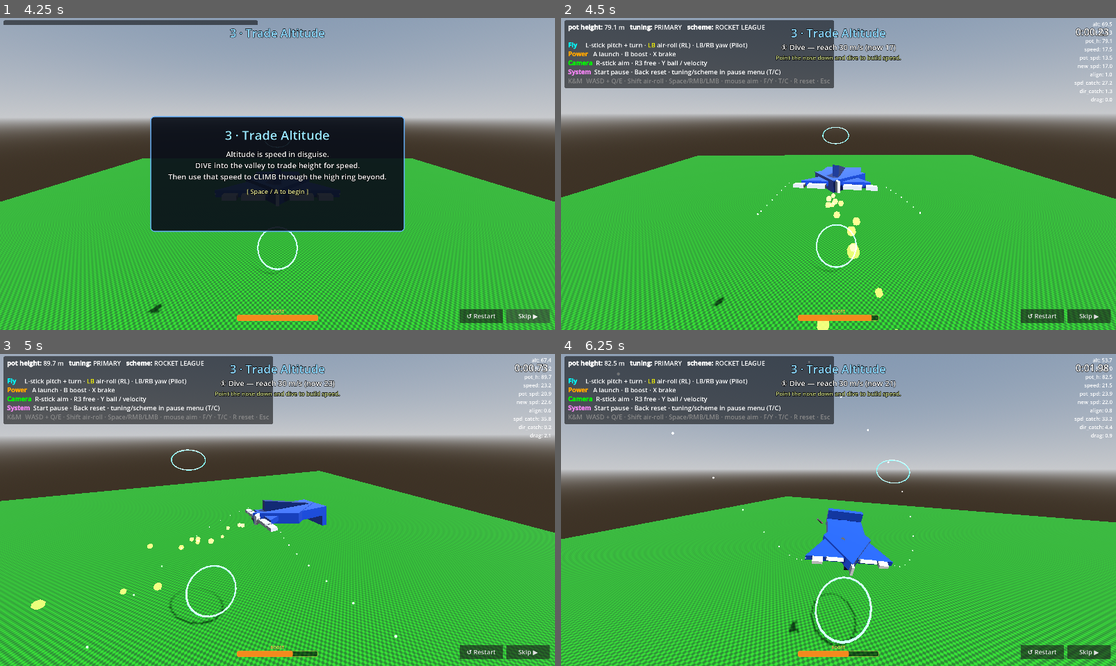
Above: before the commit, frames 1-4 (two rows, left to right).
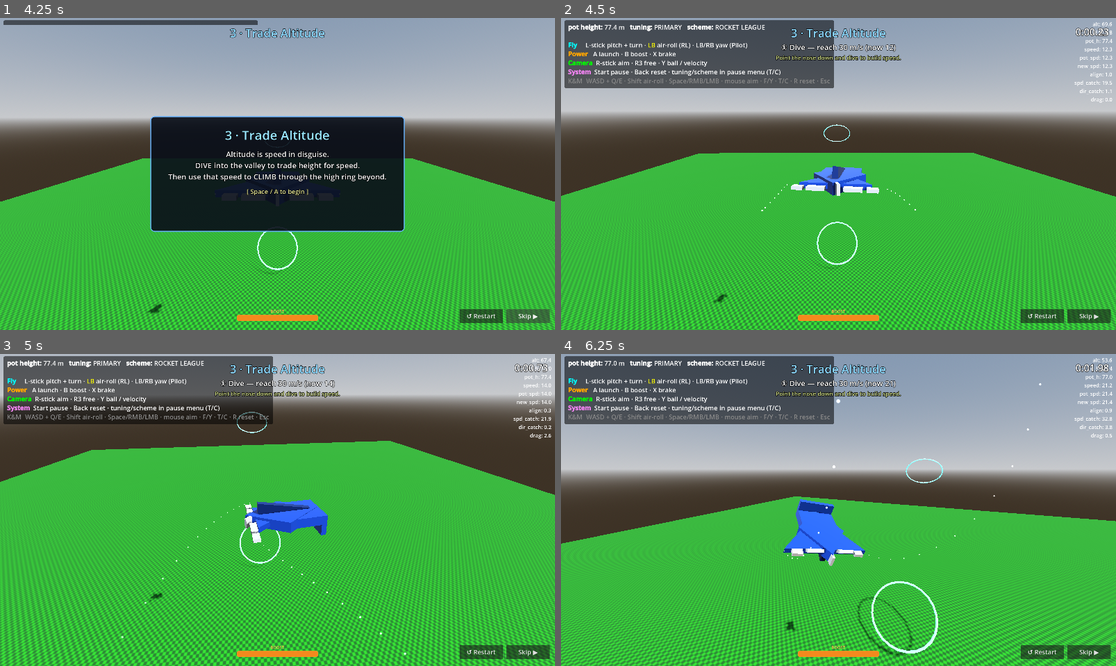
Above: after the commit, the same moments.

Repository: westonkelliher/glider
Game: Godot game, scene res://tutorial/tutorial.tscn
Two runs of this game, one before a commit and one after it. Both use one fixed random seed, a clock stepped at 60 frames per second and the inputs below. This scene is started directly instead of the project's main scene.
Inputs (mouse positions are in pixels of both pictures, inside the frame that each line leads up to):
- Up to frame 1 (4.25 s): click "↺ Restart" at 0.5 s; click "↺ Restart" at 1.25 s; click "↺ Restart" at 2 s; click "Skip ▶" at 2.75 s; click "Skip ▶" at 3.5 s
- Up to frame 2 (4.5 s): tap Enter (ui_accept) at 4.25 s; move the mouse to (960, 158) at 4.27 s; hold D (move_right) from 4.28 s (still down); hold Right mouse button (boost) from 4.28 s (still down); click (960, 158) at 4.42 s
- Up to frame 3 (5 s): keep holding D (move_right); keep holding Right mouse button (boost); tap Enter (ui_accept) at 4.52 s; tap Space (launch) at 4.55 s
- Up to frame 4 (6.25 s): move the mouse to (810, 510) at 5.02 s; release D (move_right) at 5.03 s; release Right mouse button (boost) at 5.03 s; hold W (move_forward) from 5.03 s (still down); tap Space (launch) at 5.1, 6.05 s; tap Enter (ui_accept) at 5.27 s; right-click (810, 510) at 5.3 s; move the mouse to (849, 503) at 5.77 s; press the mouse at (849, 503) at 5.78 s

Frame 1 is identical in both runs. In frame 2, 15% of the frame differs, in the area x 0-100%, y 1-100%; in frame 3, 52%, in the area x 0-100%, y 0-100%; in frame 4, 19%.

Commit message:
Restrict tutorial controls to taught mechanics; fit boost stage to limited boost
- TutorialController masks untaught powers: steering + grip always live, but
  boost stays locked until stage 5 and the hard-brake until stage 6. Missiles
  are disabled in the tutorial (added Glider.allow_missiles, default true).
- Each stage declares allow_boost()/allow_slow(); manager applies the mask.
- Boost stage (5) reworked for the ~2.2s boost tank: a short low-speed uphill
  you crest with one burst, instead of a long climb needing sustained boost.

(scripts/glider_body.gd also carries the boost-reserve tuning edits.)

Co-Authored-By: Claude Opus 4.8 (1M context) <noreply@anthropic.com>

Diff:
--- a/scripts/glider_body.gd
+++ b/scripts/glider_body.gd
@@ -15,7 +15,7 @@
 const BOOST_MAX := 100.0
 const BOOST_DRAIN := 45.0          # units/sec while boosting (~2.2s of full tank)
 const BOOST_RECHARGE := 22.0       # units/sec once recharging
-const BOOST_RECHARGE_DELAY := 5.0  # sec of no boosting before the tank refills
+const BOOST_RECHARGE_DELAY := 8.0  # sec of no boosting before the tank refills
 
 
 ## Flight tuning — PRIMARY/SECONDARY presets, toggled live with T or the pause menu.
@@ -61,6 +61,9 @@
 ## Boost reserve state. Starts full and ready (idle past the recharge delay).
 var boost_amount := BOOST_MAX
 var _boost_idle := BOOST_RECHARGE_DELAY
+## Latched true when the tank empties mid-boost; blocks re-firing until the
+## player releases the button, so a held boost doesn't waste the first recharge.
+var _boost_locked := false
 ## Exhaust flame, emitting only while boosting (created for every glider).
 var _boost_fx: CPUParticles3D
 
@@ -71,6 +74,8 @@
 @export var ai_variant := "base"
 ## World point this glider attacks. Default = BLUE goal (north, +Z).
 @export var target_goal := Vector3(0.0, 15.0, 205.0)
+## Whether the launch action fires a missile. The tutorial disables this.
+var allow_missiles := true
 var control_scheme := GliderInput.Scheme.RL
 var _menu: CanvasLayer
 var controller: RefCounted
@@ -191,15 +196,15 @@
 func _unhandled_input(event: InputEvent) -> void:
 	if is_ai:
 		return
-	# T / Back toggles PRIMARY <-> SECONDARY tuning live.
+	# T toggles PRIMARY <-> SECONDARY tuning live (also a pause-menu button).
 	if event.is_action_pressed("toggle_tuning"):
 		toggle_tuning()
 		_menu.refresh_labels()
-	# C / Start toggles RL <-> PILOT control scheme live.
+	# C toggles RL <-> PILOT control scheme live (also a pause-menu button).
 	elif event.is_action_pressed("toggle_scheme"):
 		toggle_control()
 		_menu.refresh_labels()
-	if event.is_action_pressed("launch"):
+	if event.is_action_pressed("launch") and allow_missiles:
 		launch_missile()
 
 
@@ -289,11 +294,16 @@
 
 	# Boost only fires while there's reserve left; it drains the tank, which
 	# refills once we've gone BOOST_RECHARGE_DELAY seconds without boosting.
-	var boosting := ctl.boost and boost_amount > 0.0
+	# Releasing the button clears the empty-tank lock so the next press can boost.
+	if not ctl.boost:
+		_boost_locked = false
+	var boosting := ctl.boost and boost_amount > 0.0 and not _boost_locked
 	if boosting:
 		velocity += nose_dir * 50.0 * delta
 		boost_amount = maxf(0.0, boost_amount - BOOST_DRAIN * delta)
 		_boost_idle = 0.0
+		if boost_amount <= 0.0:
+			_boost_locked = true  # drained while held; require a release to re-fire
 	else:
 		_boost_idle += delta
 		if _boost_idle >= BOOST_RECHARGE_DELAY:
--- a/tutorial/stages/stage_05_boost.gd
+++ b/tutorial/stages/stage_05_boost.gd
@@ -4,15 +4,17 @@
 ## gliding up a slope trades speed back into altitude and stalls out, so the
 ## only way to keep climbing through every ring and reach the top is to BOOST.
 
-const SPEED: float = 16.0
+# Boost is a limited ~2.2s tank, so the climb is SHORT: a low-speed start (you
+# can't coast up on momentum) and a brief hill you crest with one boost burst.
+const SPEED: float = 11.0
 const BASE_ALT: float = 18.0
-const RISE: float = 10.0          # how much each successive gate climbs
+const RISE: float = 8.0            # how much each successive gate climbs
 const FLOOR_Y: float = 2.0
 const GATE_RADIUS: float = 9.0
-const GATE_SPACING: float = 45.0
-const FIRST_GATE_Z: float = -45.0
-const LAST_GATE_Z: float = -225.0
-const SLOW_SPEED: float = 12.0
+const GATE_SPACING: float = 26.0
+const FIRST_GATE_Z: float = -26.0
+const LAST_GATE_Z: float = -78.0
+const SLOW_SPEED: float = 10.0
 
 # Direction the player flies through the rising corridor (up and forward).
 var _climb_dir: Vector3 = Vector3(0.0, RISE, -GATE_SPACING).normalized()
@@ -29,16 +31,20 @@
 var _done: bool = false
 
 
+func allow_boost() -> bool:
+	return true
+
+
 func stage_title() -> String:
 	return "5 · Boost"
 
 
 func intro_lines() -> Array[String]:
 	return [
-		"Press and hold BOOST to fire your thrusters forward.",
-		"The rings climb uphill — gliding up a slope bleeds speed and stalls.",
-		"BOOST is the only way to power up the incline.",
-		"Hold BOOST to climb through every ring and reach the top.",
+		"BOOST (hold it) fires your thrusters — but the tank is limited.",
+		"The rings climb uphill; you start slow and can't coast up.",
+		"Hit BOOST to build speed, then ride that momentum over the top.",
+		"Watch the boost meter — it's just enough for one good burst.",
 	]
 
 
@@ -48,7 +54,7 @@
 
 
 func par_time() -> float:
-	return 15.0
+	return 12.0
 
 
 func build() -> void:
@@ -73,7 +79,7 @@
 	var nose: Vector3 = -glider.global_transform.basis.z.normalized()
 	glider.velocity = nose * SPEED
 	glider.pot_height = glider.global_position.y + SPEED * SPEED / (2.0 * Glider.G)
-	ui.set_hint("Hold BOOST to power up the slope — climbing bleeds speed.")
+	ui.set_hint("Boost to build speed, then carry it up the slope.")
 
 
 func update(_delta: float) -> void:
@@ -85,9 +91,9 @@
 		return
 	var speed: float = glider.velocity.length()
 	if speed < SLOW_SPEED and not Input.is_action_pressed("boost"):
-		ui.set_hint("Hold BOOST!")
+		ui.set_hint("Speed's dropping — BOOST!")
 	else:
-		ui.set_hint("Hold BOOST to power up the slope.")
+		ui.set_hint("Carry your speed up and through the rings.")
 
 
 func _on_gate_passed() -> void:
--- a/tutorial/stages/stage_06_brake.gd
+++ b/tutorial/stages/stage_06_brake.gd
@@ -16,6 +16,14 @@
 var _box_size: Vector3 = Vector3(34.0, 30.0, 50.0)
 var _idle_color: Color = Color(0.3, 0.6, 1.0)
 var _hold_color: Color = Color(0.3, 1.0, 0.45)
+
+
+func allow_boost() -> bool:
+	return true
+
+
+func allow_slow() -> bool:
+	return true
 
 
 func stage_title() -> String:
--- a/tutorial/stages/stage_07_ballcam.gd
+++ b/tutorial/stages/stage_07_ballcam.gd
@@ -10,6 +10,14 @@
 var _ball: Node3D = null
 var _hold: float = 0.0
 var _engaged: bool = false
+
+
+func allow_boost() -> bool:
+	return true
+
+
+func allow_slow() -> bool:
+	return true
 
 
 func stage_title() -> String:
--- a/tutorial/stages/stage_08_dribble.gd
+++ b/tutorial/stages/stage_08_dribble.gd
@@ -10,6 +10,14 @@
 var _target: TutZone = null
 var _target_pos: Vector3 = Vector3(26.0, 8.0, -78.0)
 var _done: bool = false
+
+
+func allow_boost() -> bool:
+	return true
+
+
+func allow_slow() -> bool:
+	return true
 
 
 func stage_title() -> String:
--- a/tutorial/stages/stage_09_score.gd
+++ b/tutorial/stages/stage_09_score.gd
@@ -10,6 +10,14 @@
 var _ball_start: Vector3 = Vector3(0.0, 6.0, -40.0)
 var _goal: TutZone = null
 var _scored: bool = false
+
+
+func allow_boost() -> bool:
+	return true
+
+
+func allow_slow() -> bool:
+	return true
 
 
 func stage_title() -> String:
--- /dev/null
+++ b/tutorial/tutorial_controller.gd
@@ -0,0 +1,18 @@
+class_name TutorialController
+extends RefCounted
+## Human input for the tutorial, but with powers the current stage hasn't taught
+## yet masked out. Steering and grip (the right trigger) are always live — those
+## are the first things taught — while boost and the hard-brake are gated per
+## stage. The manager flips `boost_allowed` / `slow_allowed` as stages unlock.
+
+var boost_allowed: bool = false
+var slow_allowed: bool = false
+
+
+func sample(_glider: Glider, scheme: GliderInput.Scheme) -> GliderControls:
+	var ctl: GliderControls = GliderControls.new()
+	ctl.targets = GliderInput.read_targets(scheme)
+	ctl.hand_brake = GliderInput.read_hand_brake()
+	ctl.boost = boost_allowed and Input.is_action_pressed("boost")
+	ctl.slow = Input.get_action_strength("slow_down") if slow_allowed else 0.0
+	return ctl
--- a/tutorial/tutorial_manager.gd
+++ b/tutorial/tutorial_manager.gd
@@ -31,6 +31,7 @@
 var ui: TutorialUI = null
 var props_root: Node3D = null
 var camera: Node3D = null
+var input_ctl: TutorialController = null
 
 var _idx: int = 0
 var _state: int = State.INTRO
@@ -44,6 +45,11 @@
 	ui = u
 	props_root = props
 	camera = cam
+	# Replace the glider's human controller with one that masks untaught powers,
+	# and stop missiles firing in the tutorial (not a taught mechanic).
+	input_ctl = TutorialController.new()
+	glider.controller = input_ctl
+	glider.allow_missiles = false
 	ui.restart_requested.connect(_on_restart)
 	ui.skip_requested.connect(_on_skip)
 
@@ -93,6 +99,9 @@
 	_stage.ui = ui
 	_stage.camera = camera
 	props_root.add_child(_stage)
+	# Unlock only the powers this stage teaches.
+	input_ctl.boost_allowed = _stage.allow_boost()
+	input_ctl.slow_allowed = _stage.allow_slow()
 	_stage.completed.connect(_on_stage_completed)
 	_stage.failed.connect(_on_stage_failed)
 
--- a/tutorial/tutorial_stage.gd
+++ b/tutorial/tutorial_stage.gd
@@ -61,6 +61,15 @@
 	pass
 
 
+## Which powers this stage unlocks. Steering + grip are always available;
+## boost and the hard-brake stay disabled until the stage that teaches them.
+func allow_boost() -> bool:
+	return false
+
+func allow_slow() -> bool:
+	return false
+
+
 # ---- Helpers available to subclasses ----
 
 ## Convenience: a transform at `pos` whose nose (-Z) faces `look_dir`.
